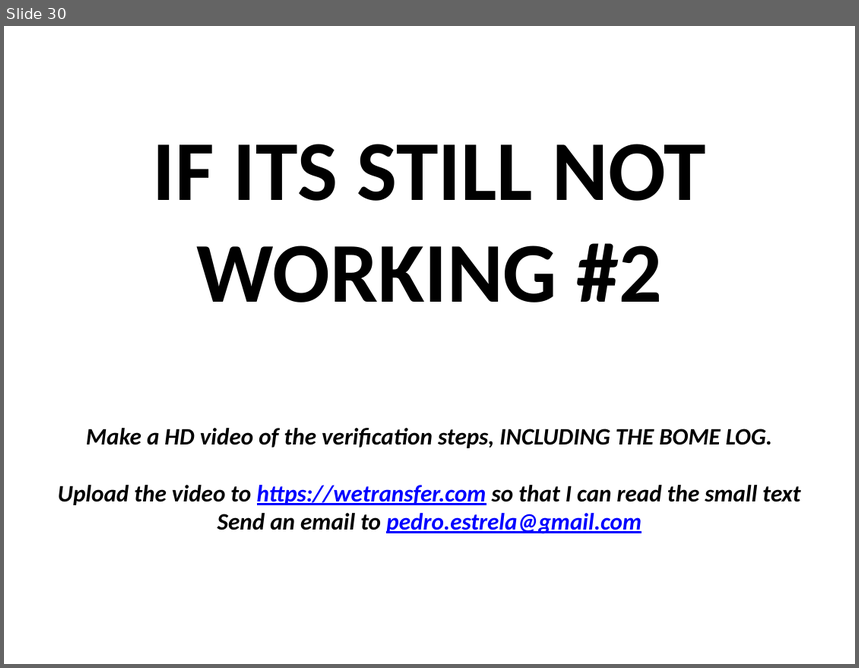
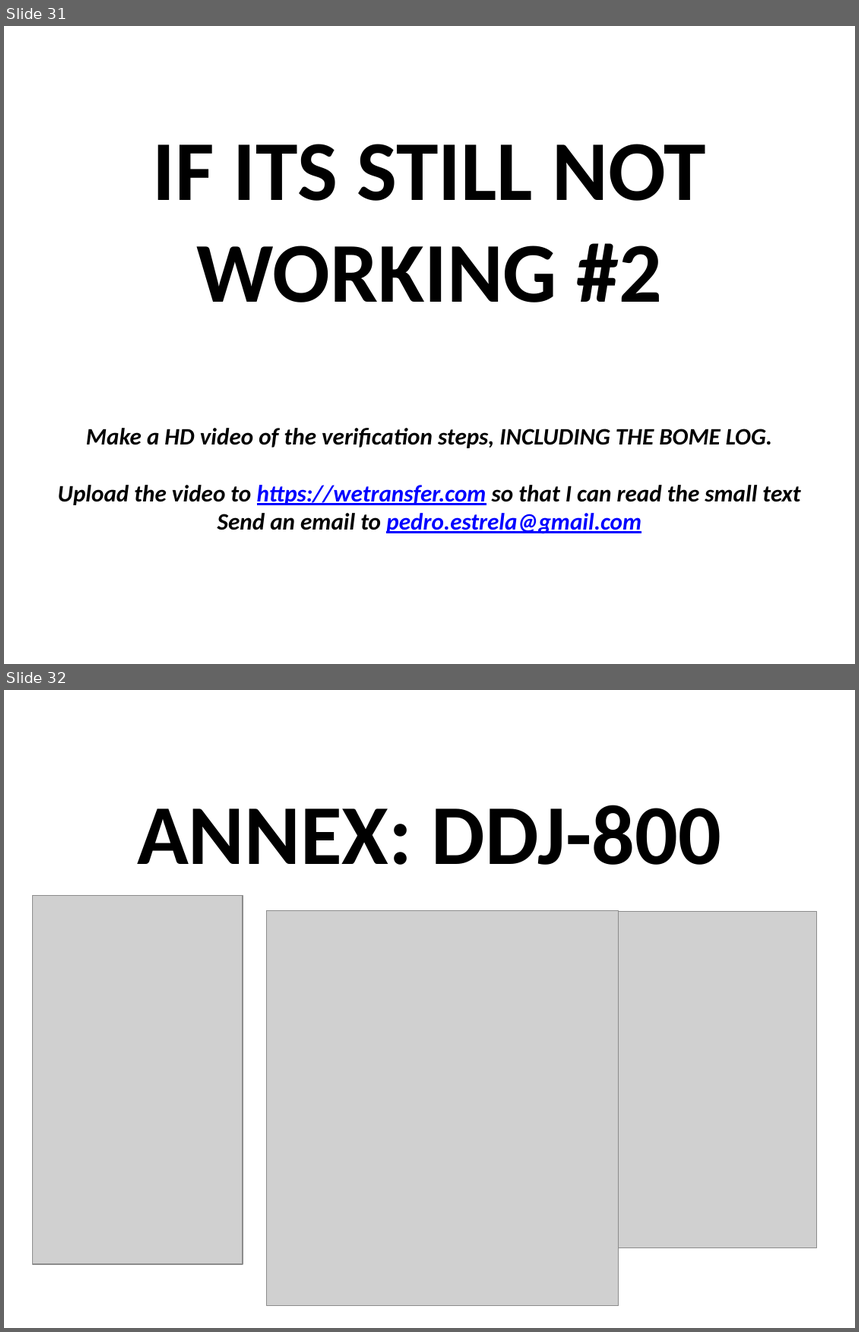
Before and after one commit to pestrela/music, a slide deck: traktor/mapping_ddj_1000/Support files/Source files/DDJ-1000 - Installation Guide.pptx. Shown one above the other, each under a label of ours: slide 30 before the commit, slides 31 and 32 after it. The pictures are 859x668 and 859x1332 pixels, drawn with LibreOffice and Linux fonts; fonts in the diff are those of the drawing; grey boxes stand for pictures. Boxes give left, top, right and bottom in pixels: in the first picture for what was removed or moved away, otherwise in the second. Text is boxed around its words. In the diff, an @@ line names an element or a change of style, - is before the commit and + after.

```diff
--- a/traktor/mapping_ddj_1000/Support files/Source files/DDJ-1000 - Installation Guide.pptx
+++ b/traktor/mapping_ddj_1000/Support files/Source files/DDJ-1000 - Installation Guide.pptx
@@ slide 32 added at box(4, 690, 855, 1328), background #FFFFFF @@
@@ text added at box(137, 805, 721, 865), 72 pt, text #000000, bold @@
+ANNEX: DDJ-800
@@ picture added at box(32, 896, 243, 1265) @@
@@ picture added at box(266, 910, 619, 1306) @@
@@ picture added at box(516, 911, 817, 1249) @@
@@ what was slide 30 is now slide 31 @@
```
Also in this commit, not shown: 9 slides changed, 4 other slides added, 3 slides removed, 26 other files.
